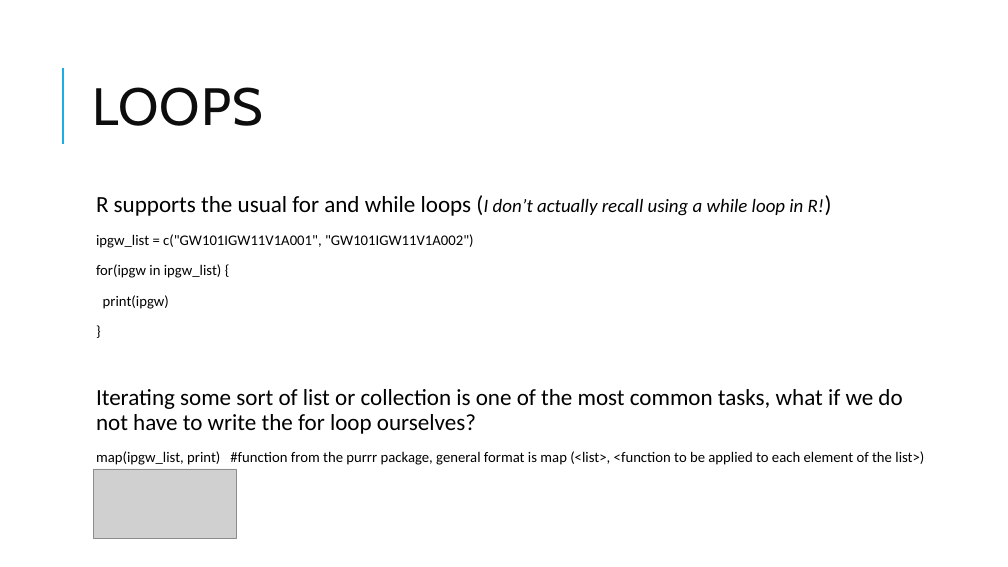
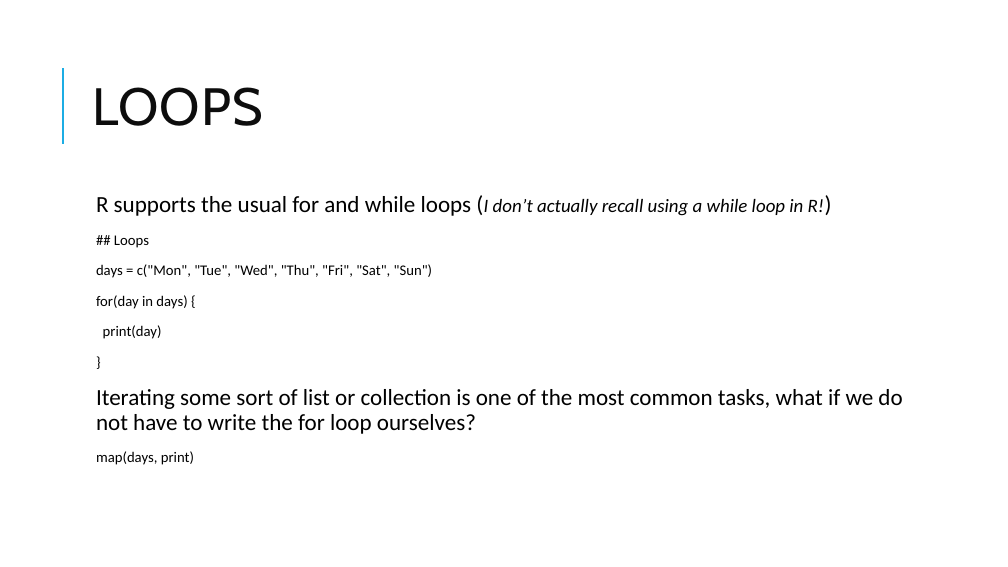
Before and after one commit to aarora79/DS_For_HighSchoolers-Summer-2018-, a slide deck: slide 11 of class1/Class1.pptx. Drawn at 1008x567 pixels with LibreOffice and Linux fonts; fonts in the diff are those of the drawing; grey boxes stand for pictures. Boxes give left, top, right and bottom in pixels: in the first picture for what was removed or moved away, otherwise in the second. Text is boxed around its words. In the diff, an @@ line names an element or a change of style, - is before the commit and + after.

```diff
--- a/class1/Class1.pptx
+++ b/class1/Class1.pptx
@@ text at (x1=96, y1=235, x2=432, y2=339): text changed @@
-  ipgw_list = c("GW101IGW11V1A001", "GW101IGW11V1A002")
-  for(ipgw in ipgw_list) {
-  print(ipgw)
+  ## Loops
+  days = c("Mon", "Tue", "Wed", "Thu", "Fri", "Sat", "Sun")
+  for(day in days) {
+  print(day)
@@ picture removed at (x1=94, y1=469, x2=237, y2=538) @@
@@ text at (x1=96, y1=451, x2=194, y2=465): text changed @@
-  map(ipgw_list, print) #function from the purrr package, general format is map (<list>, <function to be applied to each element of the list>)
+  map(days, print)
```
Also in this commit, not shown: 4 other slides changed.
